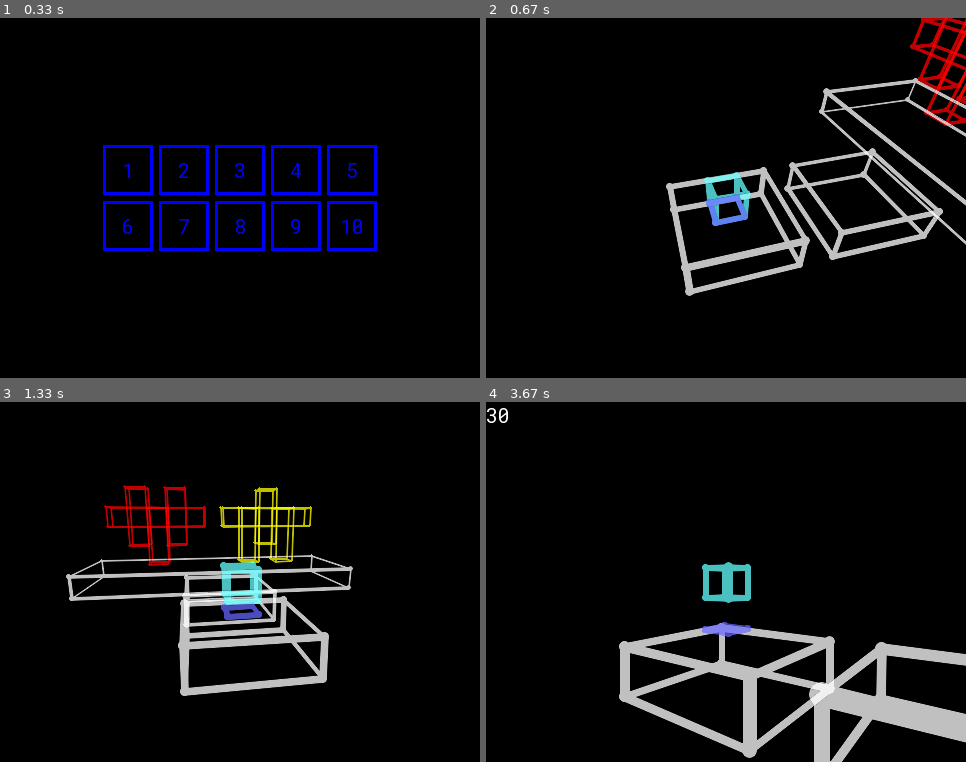
Above: before the commit, frames 1-4 (two rows, left to right).
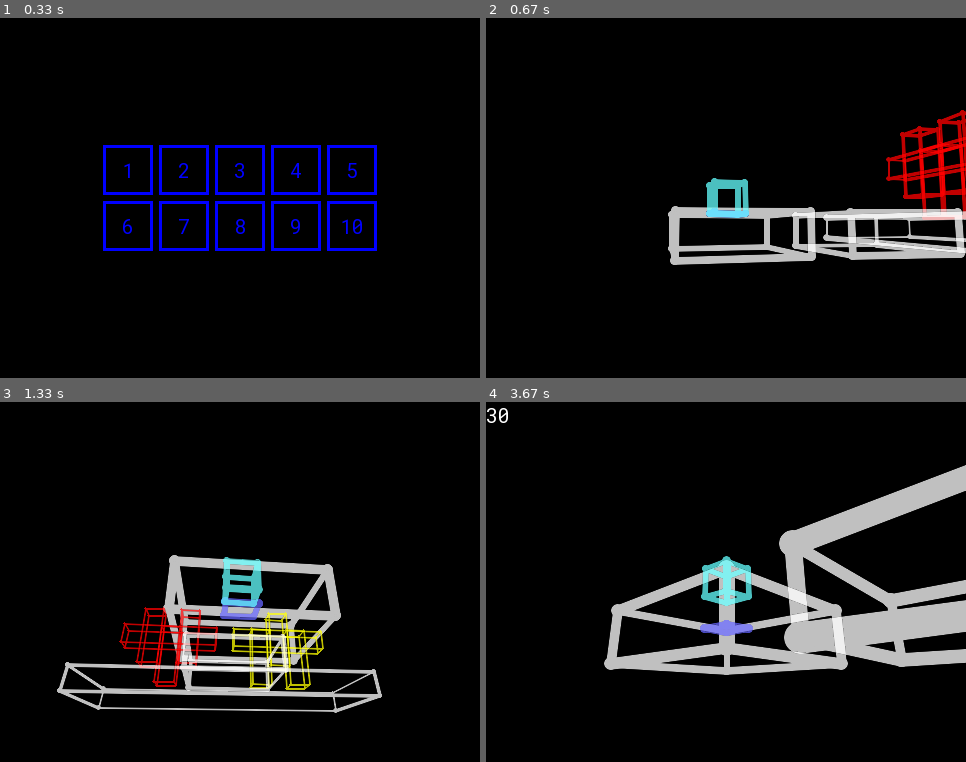
Above: after the commit, the same moments.

Repository: scar7053/blockz-pygame
Game: pygame game, started from blockz.py
Two runs of this game, one before a commit and one after it. Both use one fixed random seed, a clock stepped at 60 frames per second and the inputs below.
Inputs (mouse positions are in pixels of both pictures, inside the frame that each line leads up to):
- Up to frame 1 (0.33 s): no input
- Up to frame 2 (0.67 s): press the mouse at (836, 226) at 0.37 s; move the mouse to (706, 183) at 0.47 s; release the mouse at (577, 144) at 0.6 s
- Up to frame 3 (1.33 s): hold Right 0.67-1.13 s; move the mouse to (312, 456) at 0.7 s; hold Up from 1.17 s (still down); hold W from 1.17 s (still down); tap Space at 1.23 s; tap T at 1.32 s
- Up to frame 4 (3.67 s): release Up at 1.47 s; release W at 1.47 s; hold Right 1.5-1.97 s; hold D 1.5-1.97 s; tap Space at 1.57, 1.87, 2.07, 2.37, 2.63, 2.97, 3.27 s; hold Left 2-2.53 s; hold A 2-2.53 s; tap F at 2.15 s; hold Down 2.57-2.87 s; hold S 2.57-2.87 s; tap T at 2.72 s; hold Left 2.9-3.3 s; hold A 2.9-3.3 s; press the mouse at (836, 610) at 3.37 s; move the mouse to (745, 538) at 3.47 s; release the mouse at (649, 463) at 3.6 s

Frame 1 is identical in both runs. In frame 2, 13% of the frame differs, in the area x 37-100%, y 0-78%; in frame 3, 14%; in frame 4, 21%, in the area x 24-100%, y 17-100%.

Commit message:
refactored the code to use radians

Diff:
--- a/blockz.py
+++ b/blockz.py
@@ -43,9 +43,11 @@
 
 alpha_overlay = pygame.Surface(screen.get_size(), pygame.SRCALPHA)
 
-CameraRotX = -20
+CameraRotX = math.radians(-20)
 CameraRotY = 0
 CameraX, CameraY, CameraZ = 0,0,0
+
+mouse_sensitivity = math.radians(30)
 
 FL = 300
 nearZ = 0.3
@@ -313,13 +315,12 @@
                 self.mouseRotation = 1
                 self.mouseOx, self.mouseOy = mouse_pos
             else:
-                CameraRotX += (mouse_pos[1]-self.mouseOy) / 2
-                CameraRotY += (mouse_pos[0]-self.mouseOx) / 2
+                CameraRotX += (mouse_pos[1]-self.mouseOy) * mouse_sensitivity
+                CameraRotY += (mouse_pos[0]-self.mouseOx) * mouse_sensitivity
                 self.mouseOx, self.mouseOy = mouse_pos
         else:
             self.mouseRotation = 0
-        CameraRotX = max(-90, min(CameraRotX, 30))
-        #alpha_overlay.blit(font.render(str(CameraRotX), True, "white"))
+        CameraRotX = max(math.radians(-90), min(CameraRotX, math.radians(30)))
 
     def check_player_collision(self):
         global playerX, playerY, playerZ, playerVelY, CameraRotX, CameraRotY
@@ -350,7 +351,7 @@
             playerY = playerStartY
             playerZ = playerStartZ
             playerVelY = 0
-            CameraRotX = -20
+            CameraRotX = math.radians(-20)
             CameraRotY = 0
             self.collision = 0
 
@@ -788,7 +789,7 @@
                 global level, scene
                 scene = "playing"
                 level = idx + 1
-                print(level)
+                #print(level)
                 game_levels.init_level()
                 game_updater.init_level()
         else:
